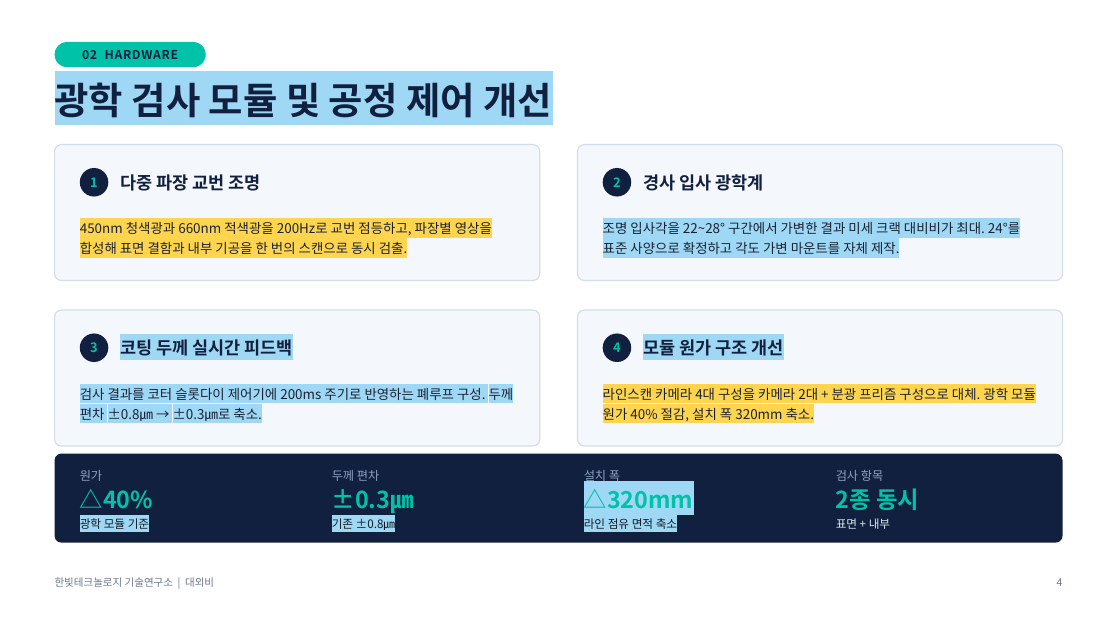
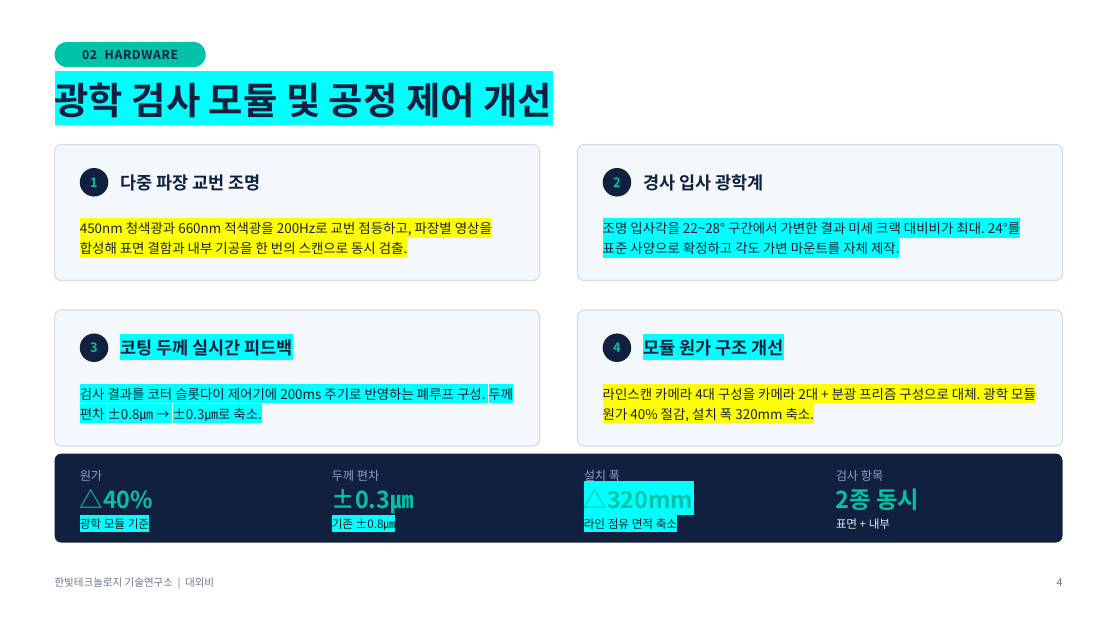
Before and after one commit to HyungKim/patent-marker, a slide deck: slide 4 of samples/회사보고자료_예시_마킹결과.pptx. Drawn at 1120x630 pixels with LibreOffice and Linux fonts; fonts in the diff are those of the drawing. Boxes give left, top, right and bottom in pixels: in the first picture for what was removed or moved away, otherwise in the second. Text is boxed around its words. In the diff, an @@ line names an element or a change of style, - is before the commit and + after.

```diff
--- a/samples/회사보고자료_예시_마킹결과.pptx
+++ b/samples/회사보고자료_예시_마킹결과.pptx
@@ text "450nm 청색광과 660nm 적색광을 200Hz로 ..." at <box>80,222,492,257</box>: highlight #FFD54F to #FFFF00 @@
@@ text "라인스캔 카메라 4대 구성을 카메라 ..." at <box>603,388,1036,421</box>: highlight #FFD54F to #FFFF00 @@
@@ highlight #9FD8F5 to #00FFFF in 9 elements at <box>55,82,552,118</box>, <box>603,222,1020,257</box>, <box>120,339,293,356</box>, <box>80,385,514,421</box>, <box>643,339,783,356</box>, <box>80,518,149,529</box>, <box>332,518,395,530</box>, <box>584,489,694,508</box>, <box>584,518,677,529</box> @@
```
Also in this commit, not shown: 4 other slides changed.
